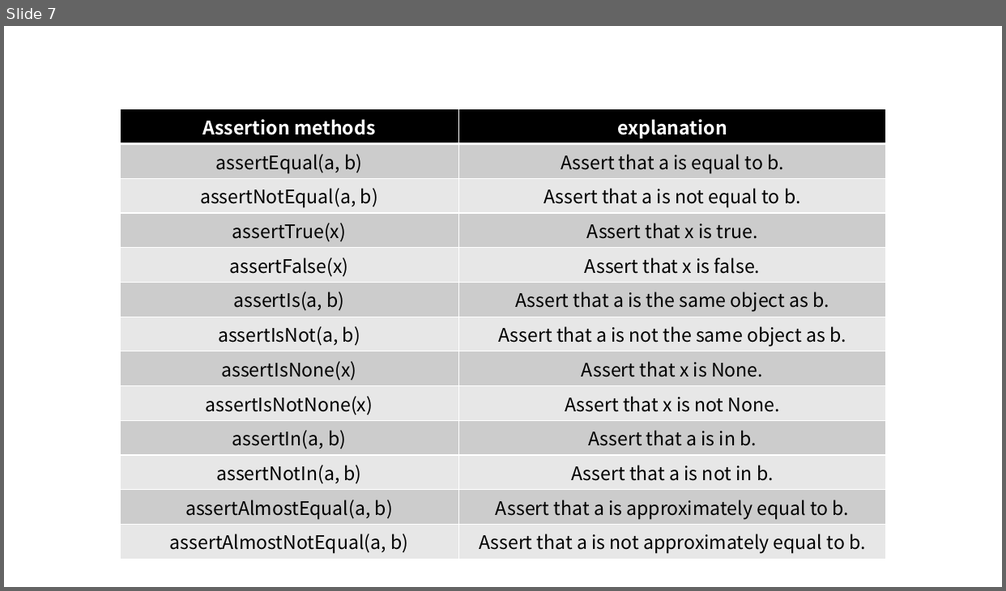
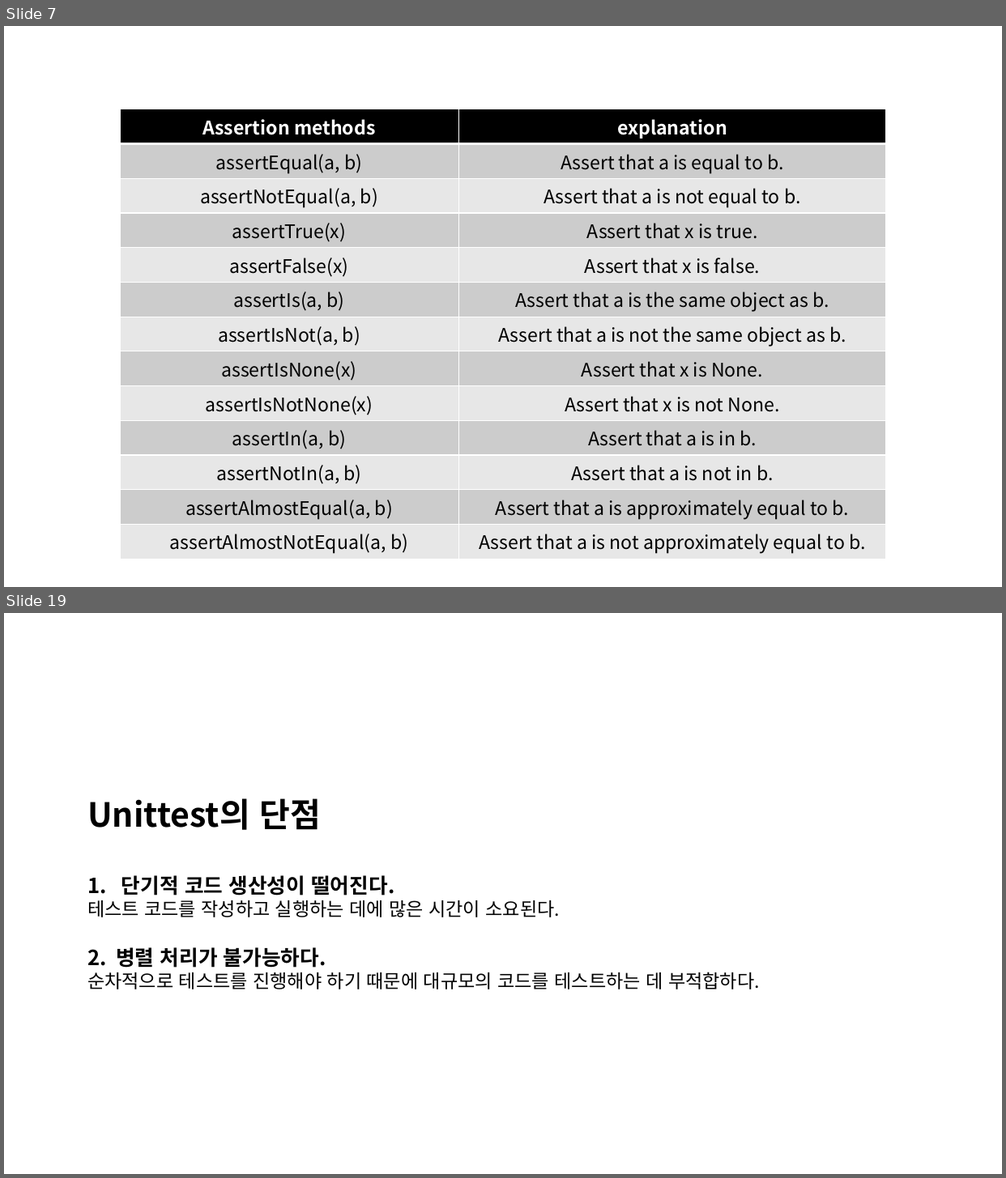
Before and after one commit to oooihmm/TIL, a slide deck: TestCase/프레젠테이션1.pptx. Shown one above the other, each under a label of ours: slide 7 before the commit, slides 7 and 19 after it; the slides between them are not shown. The pictures are 1006x591 and 1006x1178 pixels, drawn with LibreOffice and Linux fonts; fonts in the diff are those of the drawing. Boxes give left, top, right and bottom in pixels: in the first picture for what was removed or moved away, otherwise in the second. Text is boxed around its words. In the diff, an @@ line names an element or a change of style, - is before the commit and + after.

```diff
--- a/TestCase/프레젠테이션1.pptx
+++ b/TestCase/프레젠테이션1.pptx
@@ slide 19 added at [4, 613, 1002, 1174], background #FFFFFF @@
@@ text added at [87, 798, 321, 830], 32 pt, text #000000, bold @@
+Unittest의 단점
@@ text added at [87, 875, 760, 990], 18 pt, text #000000 @@
+1. 단기적 코드 생산성이 떨어진다.
+테스트 코드를 작성하고 실행하는 데에 많은 시간이 소요된다.
+2. 병렬 처리가 불가능하다.
+순차적으로 테스트를 진행해야 하기 때문에 대규모의 코드를 테스트하는 데 부적합하다.
```
Also in this commit, not shown: 1 slide changed, 14 other slides added, 2 slides removed, 12 other files.
